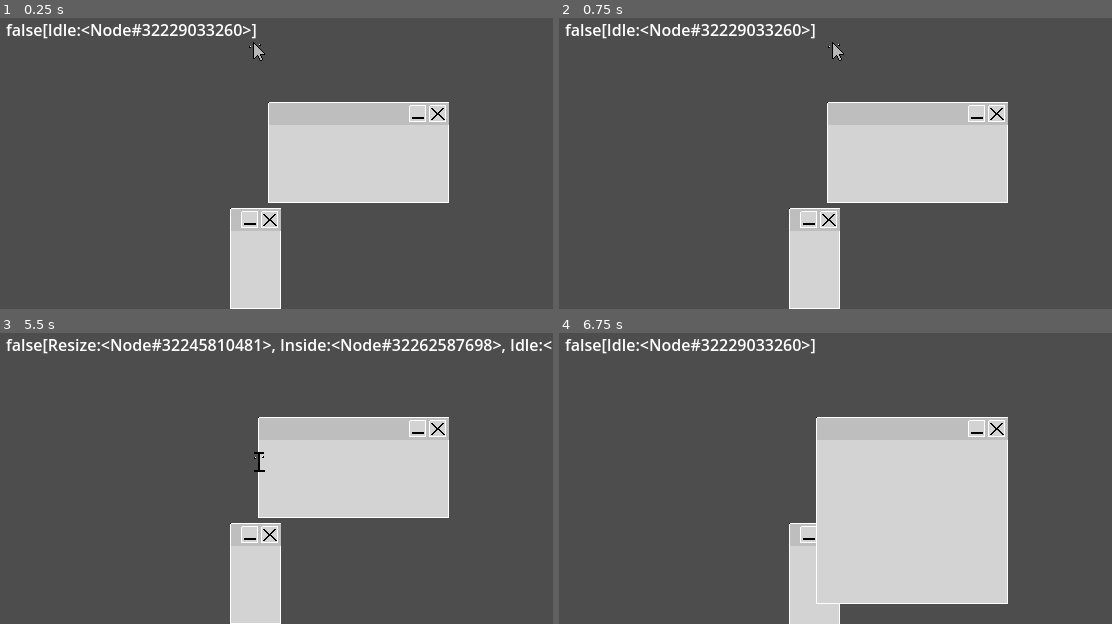
Above: before the commit, frames 1-4 (two rows, left to right).
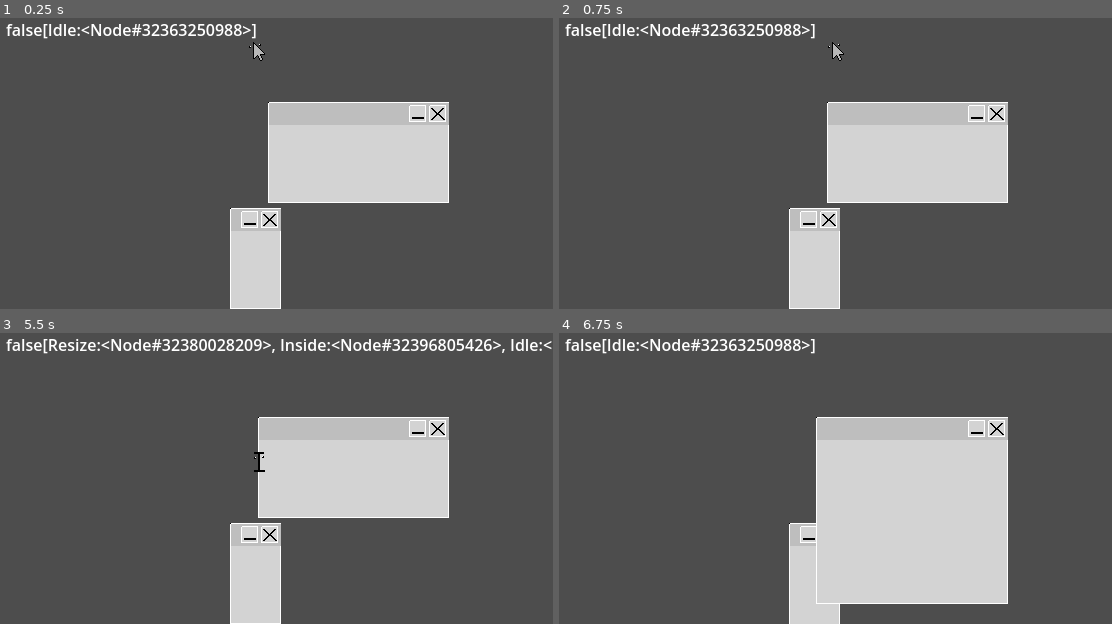
Above: after the commit, the same moments.

Repository: username123115/Clicky
Game: Godot game, scene res://intro.tscn
Same seed, same stepped clock (60 frames per second), same inputs: the game is played once before the commit and once after it.
Inputs:
- Up to frame 1 (0.25 s): no input
- Up to frame 2 (0.75 s): tap Enter at 0.5 s; hold L (move_right) from 0.53 s (still down); hold Z (grab) from 0.53 s (still down)
- Up to frame 3 (5.5 s): release L (move_right) at 1.28 s; release Z (grab) at 1.28 s; hold J (move_down) 1.28-2.03 s; tap Z (grab) at 1.35, 2.85, 4.35 s; tap Space at 2, 3.5 s; hold L (move_right) 2.03-2.78 s; hold Z (grab) 2.03-2.78 s; tap Enter at 2.75, 4.25 s; hold K (move_up) 2.78-3.53 s; hold Z (grab) 3.53-4.28 s; hold H (move_left) 3.53-5.03 s; hold J (move_down) from 5.03 s (still down); hold Z (grab) from 5.03 s (still down)
- Up to frame 4 (6.75 s): release J (move_down) at 5.78 s; release Z (grab) at 5.78 s; hold L (move_right) 5.78-6.53 s; tap Z (grab) at 5.85 s; tap Space at 6.5 s; hold K (move_up) from 6.53 s (still down); hold Z (grab) from 6.53 s (still down)

The runs differ from the first frame. In frame 1, 0.3% of the frame differs, in the area x 28-44%, y 2-7%; in frame 2, 0.3%; in frame 3, 0.7%, in the area x 32-89%, y 2-7%; in frame 4, 0.3%.

Commit message:
support hiding windows

Diff:
--- a/window/window_button/window_button.gd
+++ b/window/window_button/window_button.gd
@@ -31,6 +31,11 @@
 	queue_redraw()
 
 func window_hide_changed(hiding) -> void:
+	queue_redraw()
+
 	print("rea")
 	is_hiding = hiding
-	queue_redraw()
+	if is_hiding:
+		remove_child(container)
+	if (not is_hiding) and (not container.owner):
+		add_child(container)
